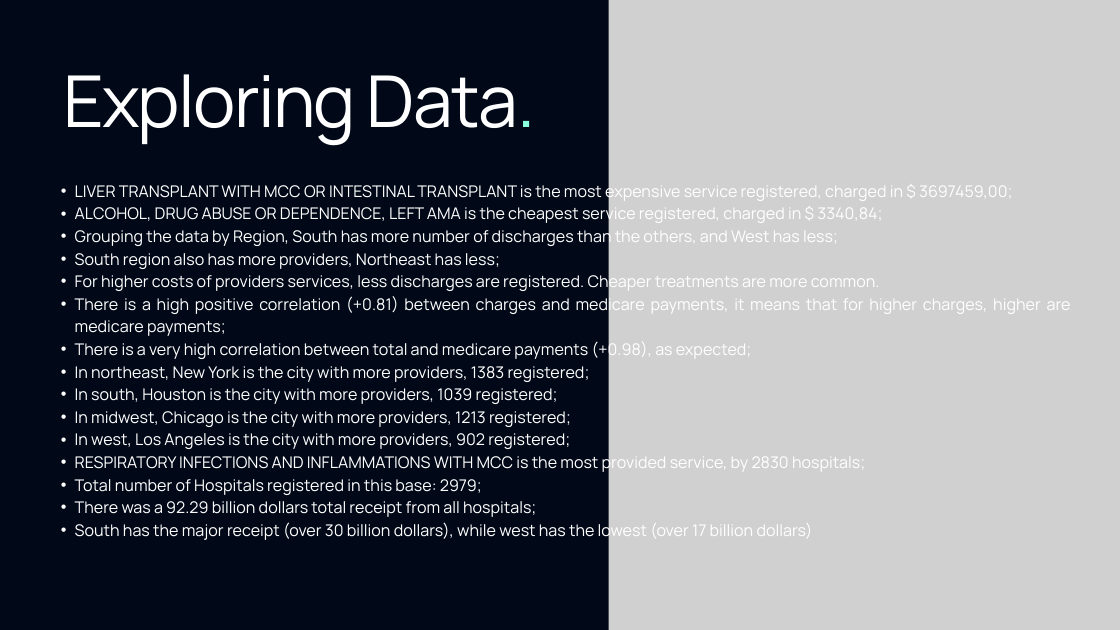
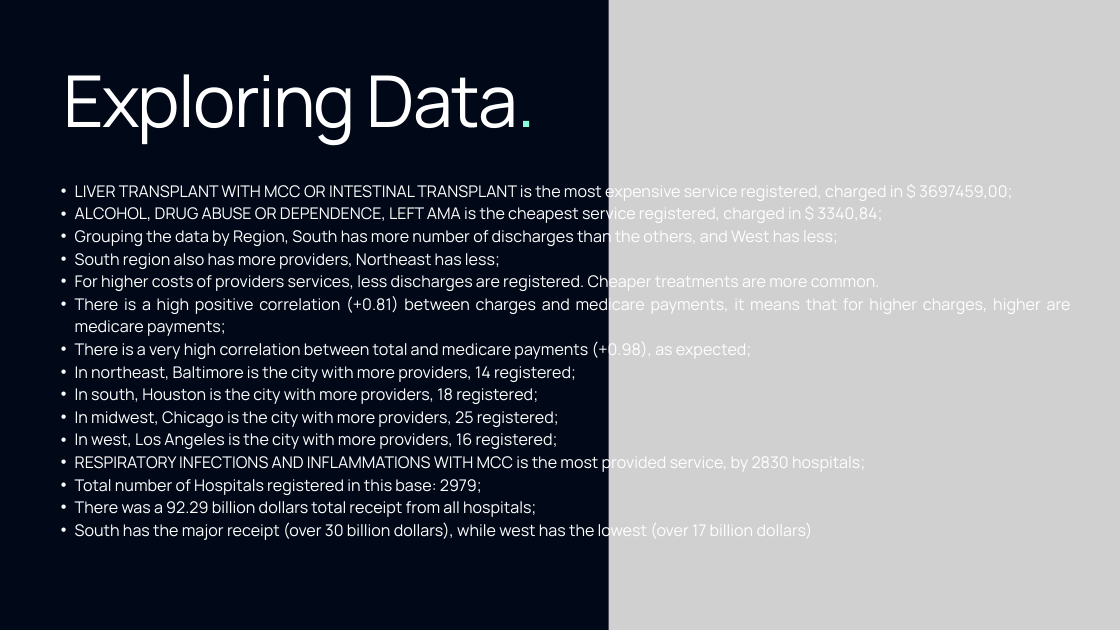
Before and after one commit to raul-vieira/dataset_descr_r, a slide deck: slide 11 of pres_slides.pptx. Drawn at 1120x630 pixels with LibreOffice and Linux fonts; fonts in the diff are those of the drawing; grey boxes stand for pictures. Boxes give left, top, right and bottom in pixels: in the first picture for what was removed or moved away, otherwise in the second. Text is boxed around its words. In the diff, an @@ line names an element or a change of style, - is before the commit and + after.

Commit message:
slide update

```diff
--- a/pres_slides.pptx
+++ b/pres_slides.pptx
@@ text at box(75, 366, 576, 449): text changed @@
-  • In northeast, New York is the city with more providers, 1383 registered;
-  • In south, Houston is the city with more providers, 1039 registered;
-  • In midwest, Chicago is the city with more providers, 1213 registered;
-  • In west, Los Angeles is the city with more providers, 902 registered;
+  • In northeast, Baltimore is the city with more providers, 14 registered;
+  • In south, Houston is the city with more providers, 18 registered;
+  • In midwest, Chicago is the city with more providers, 25 registered;
+  • In west, Los Angeles is the city with more providers, 16 registered;
```
Also in this commit, not shown: 1 other slide changed.
